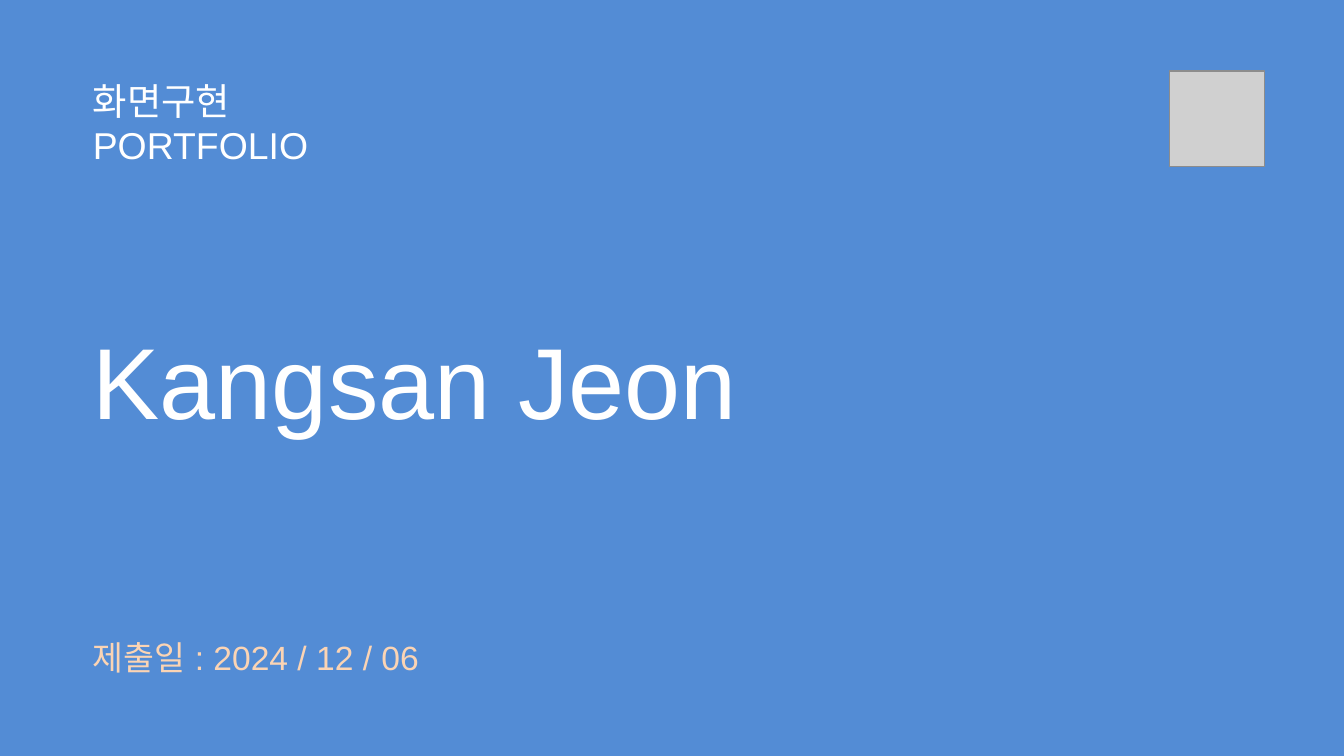
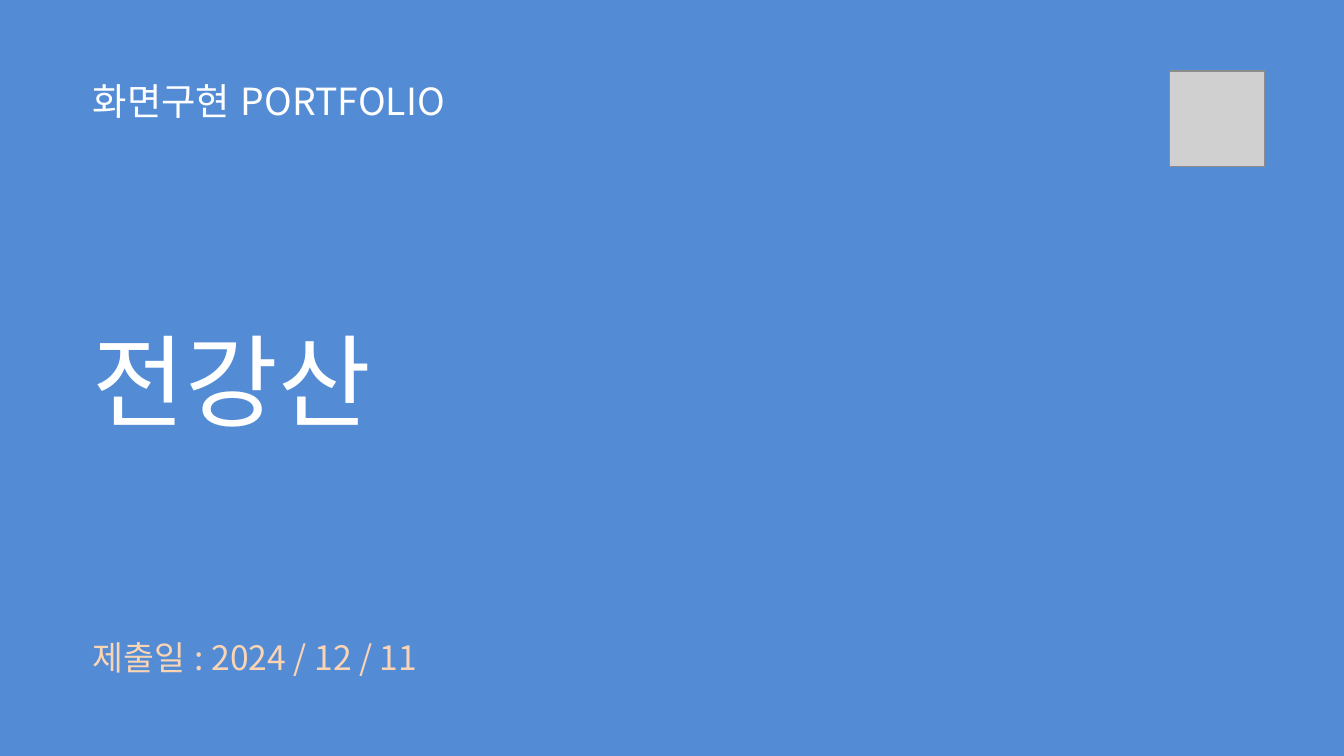
Before and after one commit to jksa9609/HTML_Portpolio_jks, a slide deck: slide 1 of 화면구현_포트폴리오_전강산.pptx. Drawn at 1344x756 pixels with LibreOffice and Linux fonts; fonts in the diff are those of the drawing; grey boxes stand for pictures. Boxes give left, top, right and bottom in pixels: in the first picture for what was removed or moved away, otherwise in the second. Text is boxed around its words. In the diff, an @@ line names an element or a change of style, - is before the commit and + after.

```diff
--- a/화면구현_포트폴리오_전강산.pptx
+++ b/화면구현_포트폴리오_전강산.pptx
@@ text "화면구현 PORTFOLIO" at (93,84,445,118): font Arial to Noto Sans CJK KR @@
@@ text at (93,335,371,427): text changed; font Arial to Noto Sans CJK KR @@
-Kangsan Jeon
+전강산
@@ text at (93,642,417,673): text changed; font Arial to Noto Sans CJK KR @@
-제출일 : 2024 / 12 / 06
+제출일 : 2024 / 12 / 11
```
Also in this commit, not shown: 7 slides added, 4 slides removed, 17 other files.
